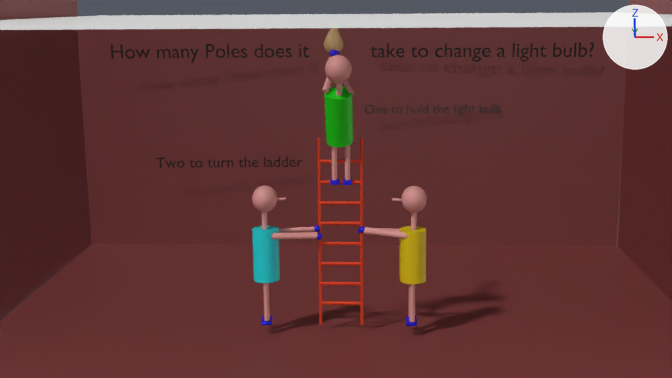
A saved change to the Blender file bulb-joke-analysis.blend.
Both versions are drawn from the file's camera 'Camera'. Lighting does not change. The marker at upper right points along +X, +Y and +Z.

Names of what the first picture shows: 'Ladder', 'Pinnochio', 'Pinnochio02', 'Pinnochio03', 'Room', 'Text', 'Text.001'.
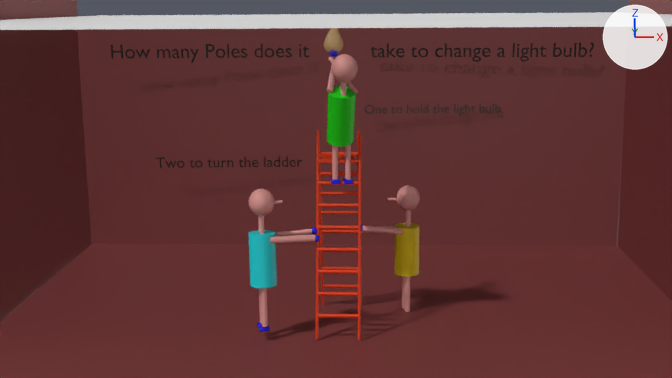
Patch to the scene script:
```diff
--- a/bulb-joke-analysis.blend.py
+++ b/bulb-joke-analysis.blend.py
@@ me_cylinder_007 @@
 # used by ob_ladder; location = (-10.81, -13.31, 2.39); rotation_euler = (0.0, 0.0, 6.204), in degrees (0, 0, 355); scale = (-0.0724, -0.0734, -4.61)
-me_cylinder_007.from_pydata(...)  # 640 vertices, 340 faces; spans x -28.9..1.0, y -1.0..1.4, z -1.0..1.0
+me_cylinder_007.from_pydata(...)  # 1288 vertices, 686 faces; spans x -28.9..2.9, y -62.5..1.8, z -1.1..1.0
+# me_cylinder_007 part 1: the loose piece of 64 vertices spanning x -1.0..1.0, y -1.0..1.0, z -1.0..1.0 is copied, and the copy is multiplied about its middle by the matrix ((1.0, 0.0, 0.0), (0.0, 0.94, -21.469), (0.0, 0.005, 0.94)), then moved by (1.9, -40.1, -0.1); it spans x 0.9..2.9, y -62.5..-17.7, z -1.1..0.8
+# me_cylinder_007 part 2: the loose piece of 64 vertices spanning x -28.9..-26.9, y -0.7..1.3, z -1.0..1.0 is copied, and the copy is multiplied about its middle by the matrix ((1.0, 0.0, 0.0), (0.0, 0.94, -21.469), (0.0, 0.005, 0.94)), then moved by (1.9, -40.2, -0.1); it spans x -27.0..-25.0, y -62.3..-17.5, z -1.1..0.8
+# me_cylinder_007 part 3: the loose piece of 64 vertices spanning x -27.6..0.1, y -0.9..1.1, z -0.1 is copied, and the copy is multiplied about its middle by the matrix ((1.0, 0.0, 0.0), (0.0, 0.94, -21.469), (0.0, 0.005, 0.94)), then moved by (2.0, -42.5, 0.1); it spans x -25.6..2.1, y -43.4..-41.3, z 0.0
+# me_cylinder_007 part 4: the loose piece of 64 vertices spanning x -27.6..0.1, y -0.9..1.1, z -0.1 is copied, and the copy is multiplied about its middle by the matrix ((1.0, 0.0, 0.0), (0.0, 0.94, -21.469), (0.0, 0.005, 0.94)), then moved by (1.9, -37.9, -0.1); it spans x -25.7..2.0, y -38.9..-36.8, z -0.2
+# me_cylinder_007 part 5: the loose piece of 64 vertices spanning x -27.8..0.0, y -1.0..1.0, z -0.6..-0.5 is copied, and the copy is multiplied about its middle by the matrix ((1.0, 0.0, 0.0), (0.0, 0.94, -21.469), (0.0, 0.005, 0.94)), then moved by (2.0, -32.9, 0.1); it spans x -25.8..1.9, y -33.9..-31.8, z -0.4
+# me_cylinder_007 part 6: the loose piece of 64 vertices spanning x -27.8..0.0, y -1.0..1.0, z -0.6..-0.5 is copied, and the copy is multiplied about its middle by the matrix ((1.0, 0.0, 0.0), (0.0, 0.94, -21.469), (0.0, 0.005, 0.94)), then moved by (1.9, -28.6, -0.1); it spans x -25.9..1.8, y -29.6..-27.5, z -0.6
+# me_cylinder_007 part 7: the loose piece of 64 vertices spanning x -27.8..-0.1, y -1.0..1.0, z -0.8..-0.7 is copied, and the copy is multiplied about its middle by the matrix ((1.0, 0.0, 0.0), (0.0, 0.94, -21.469), (0.0, 0.005, 0.94)), then moved by (1.9, -23.9, -0.1); it spans x -26.0..1.8, y -24.9..-22.8, z -0.9..-0.8
+# me_cylinder_007 part 8: the loose piece of 64 vertices spanning x -27.3..0.4, y -0.9..1.1, z 0.7..0.8 is copied, and the copy is multiplied about its middle by the matrix ((1.0, 0.0, 0.0), (0.0, 0.94, -21.469), (0.0, 0.005, 0.94)), then moved by (1.8, -51.6, -0.4); it spans x -25.5..2.2, y -52.5..-50.4, z 0.4
+# me_cylinder_007 part 9: the loose piece of 64 vertices spanning x -27.3..0.4, y -0.9..1.1, z 0.7..0.8 is copied, and the copy is multiplied about its middle by the matrix ((1.0, 0.0, 0.0), (0.0, 0.94, -21.469), (0.0, 0.005, 0.94)), then moved by (1.9, -56.5, -0.2); it spans x -25.4..2.3, y -57.5..-55.4, z 0.6
+# me_cylinder_007 part 10: 8 vertices added at x -23.9..1.0, y -23.6..1.8, z -0.8..-0.7
 me_cylinder_007.materials.append(mat_ladder)
@@ ob_pinnochio @@
 ob_pinnochio.parent = ob_ladder
-ob_pinnochio.matrix_parent_inverse = Matrix(((-13.81, 0.0, 0.0, -149.4), (0.0, -13.63, 0.0, -184.8), (0.0, 0.0, -0.217, 0.518), (0.0, 0.0, 0.0, 1.0)))
-ob_pinnochio.location = (-9.704, -14.4, 10.5)
-ob_pinnochio.rotation_euler = (17.35, 0.72, 0.103)  # degrees (274, 41, 5.9)
+ob_pinnochio.matrix_parent_inverse = Matrix(((-13.89, 1.095, 0.0, -136.5), (-0.899, -11.4, 1.913, -171.4), (-0.00268, -0.0339, -0.203, -0.0376), (0.0, 0.0, 0.0, 1.0)))
+ob_pinnochio.location = (-9.635, -14.06, 10.5)
+ob_pinnochio.rotation_euler = (-1.497, 0.72, 0.19)  # degrees (-86, 41, 11)
 ob_pinnochio.scale = (0.07, 0.0705, 0.219)
@@ ob_ladder @@
 ob_ladder = bpy.data.objects.new('Ladder', me_cylinder_007)
-ob_ladder.location = (-10.81, -13.31, 2.39)
-ob_ladder.rotation_euler = (0.0, 0.0, 6.204)  # degrees (0, 0, 355)
-ob_ladder.scale = (-0.0724, -0.0734, -4.61)
+ob_ladder.location = (-10.92, -13.8, 2.26)
+ob_ladder.rotation_euler = (-0.18, 0.0, 6.204)  # degrees (-10, 0, 355)
+ob_ladder.scale = (-0.0718, -0.0863, -4.85)
@@ ob_pinnochio03 @@
 ob_pinnochio03.parent = ob_ladder
-ob_pinnochio03.matrix_parent_inverse = Matrix(((-13.81, 0.0, 0.0, -149.4), (0.0, -13.63, 0.0, -184.8), (0.0, 0.0, -0.217, 0.518), (0.0, 0.0, 0.0, 1.0)))
-ob_pinnochio03.location = (-6.388, -13.44, -1.924)
-ob_pinnochio03.rotation_euler = (-0.0211, 0.00981, -3.142)  # degrees (-1.2, 0.6, -180)
+ob_pinnochio03.matrix_parent_inverse = Matrix(((-13.89, 1.095, 0.0, -136.5), (-0.899, -11.4, 1.913, -171.4), (-0.00268, -0.0339, -0.203, -0.0376), (0.0, 0.0, 0.0, 1.0)))
+ob_pinnochio03.location = (-6.407, -9.883, -2.58)
+ob_pinnochio03.rotation_euler = (-0.0211, 0.00981, -3.054)  # degrees (-1.2, 0.6, -175)
 ob_pinnochio03.scale = (0.25, 0.21, 0.0562)
@@ ob_pinnochio02 @@
 ob_pinnochio02.parent = ob_ladder
-ob_pinnochio02.matrix_parent_inverse = Matrix(((-13.77, 1.086, 0.0, -134.2), (-1.072, -13.59, 0.0, -195.8), (0.0, 0.0, -0.217, 0.518), (0.0, 0.0, 0.0, 1.0)))
-ob_pinnochio02.location = (-12.64, -13.54, 4.051)
-ob_pinnochio02.rotation_euler = (1.65, 0.154, -1.65)  # degrees (95, 8.8, -95)
+ob_pinnochio02.matrix_parent_inverse = Matrix(((-13.89, 1.095, 0.0, -136.5), (-0.899, -11.4, 1.913, -171.4), (-0.00268, -0.0339, -0.203, -0.0376), (0.0, 0.0, 0.0, 1.0)))
+ob_pinnochio02.location = (-12.76, -14.03, 4.051)
+ob_pinnochio02.rotation_euler = (1.65, 0.154, -1.485)  # degrees (95, 8.8, -85)
 ob_pinnochio02.scale = (0.07, 0.0705, 0.219)
```

Boxes [x1, y1, x2, y2] around the edits, measured in the pictures (672 x 378 px):
'Ladder', reshaped, moved, turned, rescaled: before [317, 137, 363, 325]; after [315, 130, 362, 341]
'Pinnochio02', moved, turned, rescaled: before [252, 185, 322, 325]; after [248, 189, 320, 332]
'Pinnochio03', moved, turned, rescaled: before [358, 186, 427, 326]; after [356, 185, 420, 312]
'Pinnochio', moved, turned, rescaled: before [322, 50, 355, 185]; after [327, 50, 358, 185]
part 1 of me_cylinder_007, added: after [317, 130, 324, 305]
part 2 of me_cylinder_007, added: after [357, 131, 362, 306]
part 3 of me_cylinder_007, added: after [321, 230, 358, 233]
part 4 of me_cylinder_007, added: after [320, 211, 358, 214]
part 5 of me_cylinder_007, added: after [320, 192, 358, 195]
part 6 of me_cylinder_007, added: after [319, 172, 358, 176]
part 7 of me_cylinder_007, added: after [319, 152, 358, 156]
part 8 of me_cylinder_007, added: after [321, 267, 358, 270]
part 9 of me_cylinder_007, added: after [322, 284, 358, 288]
part 10 of me_cylinder_007, added: after [316, 154, 356, 163]
